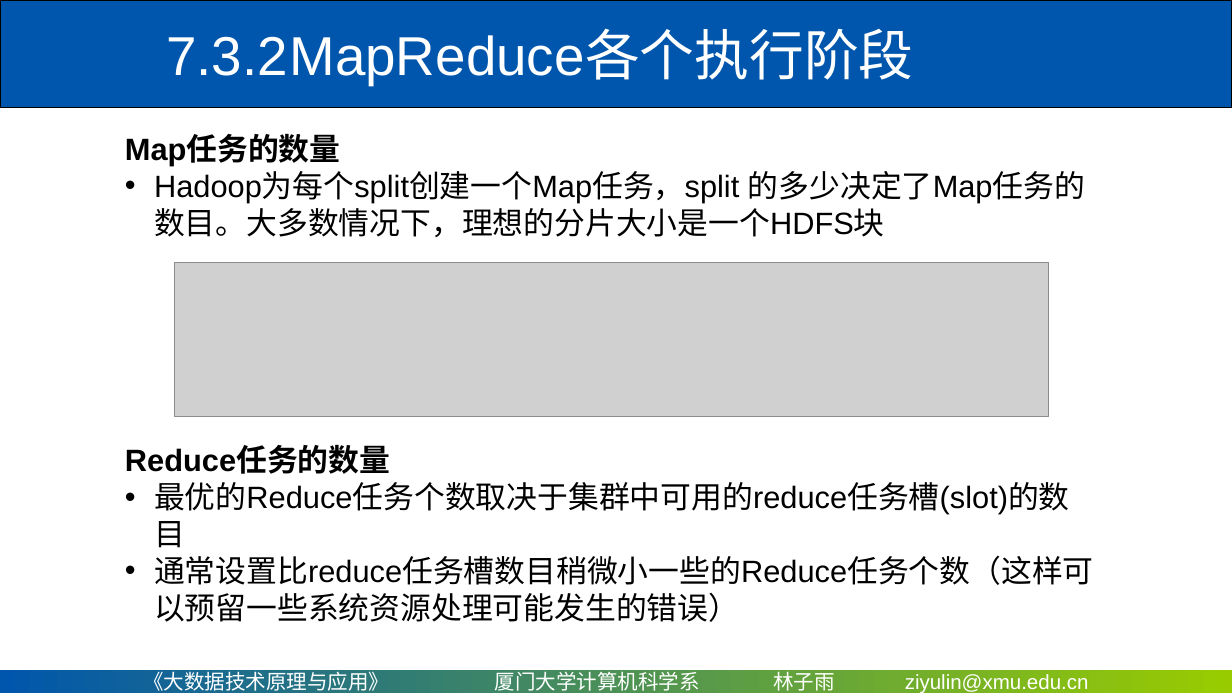
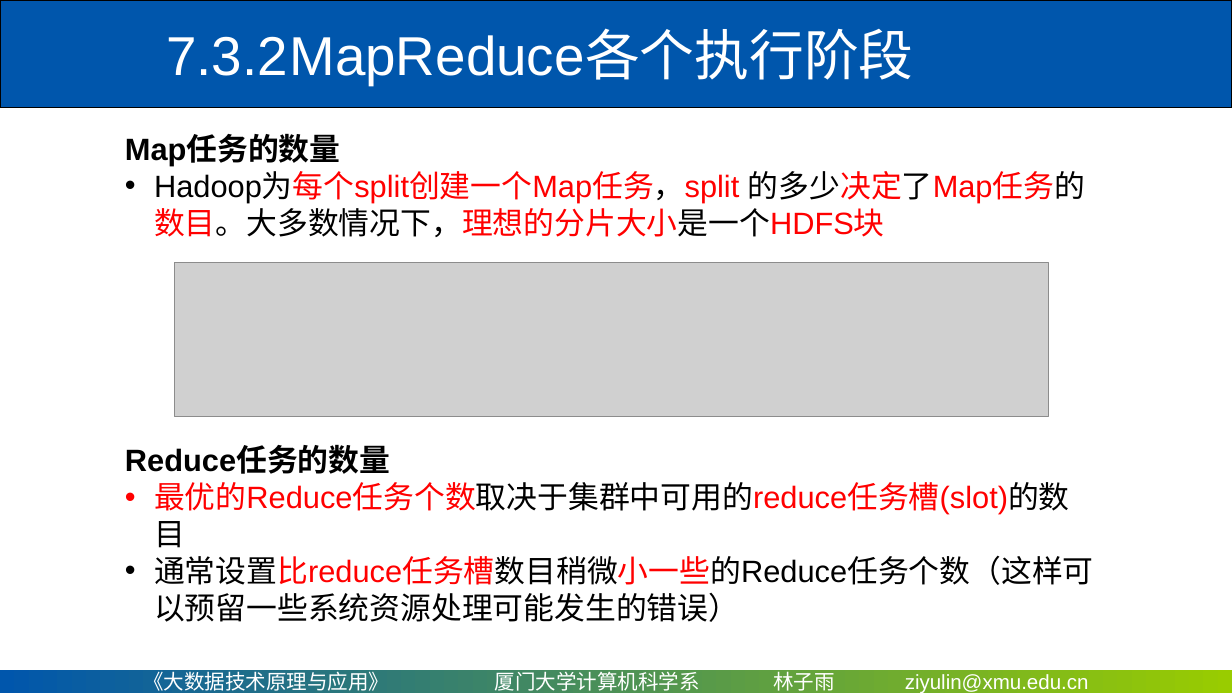
Before and after one commit to ly2010dd/courses_repo, a slide deck: slide 15 of PPT/Chapter7-厦门大学-林子雨-大数据技术原理与应用-第七章-MapReduce（网易云课堂）.ppt. Drawn at 1232x693 pixels with LibreOffice and Linux fonts; fonts in the diff are those of the drawing; grey boxes stand for pictures; background and template pictures are left out. Boxes give left, top, right and bottom in pixels: in the first picture for what was removed or moved away, otherwise in the second. Text is boxed around its words. In the diff, an @@ line names an element or a change of style, - is before the commit and + after.

```diff
--- a/PPT/Chapter7-厦门大学-林子雨-大数据技术原理与应用-第七章-MapReduce（网易云课堂）.ppt
+++ b/PPT/Chapter7-厦门大学-林子雨-大数据技术原理与应用-第七章-MapReduce（网易云课堂）.ppt
@@ text at box(154, 171, 1085, 237): text colour #000000 to #FF0000 in "Hadoop为每个split创建一个Map任务，split 的多少决定了Map任务的数目。大多数情况下，理想的分片大小是 ..." @@
@@ text at box(154, 482, 1094, 622): text colour #000000 to #FF0000 in "最优的Reduce任务个数取决于集群中可用的reduce任务槽(slot)的数目", "通常设置比reduce任务槽数目稍微小一些的Reduce任务个数（这样可以预留一些系统资源处理可能发生的错误）"; bullet colour #000000 to #FF0000 @@
```
Also in this commit, not shown: 7 other slides changed, 2 other files.
